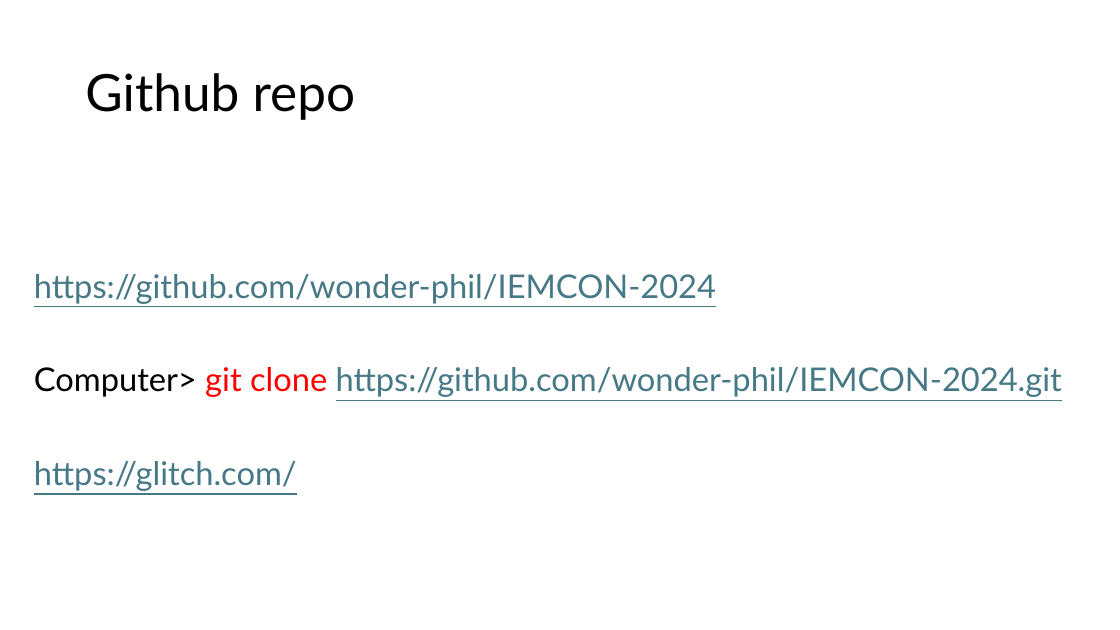
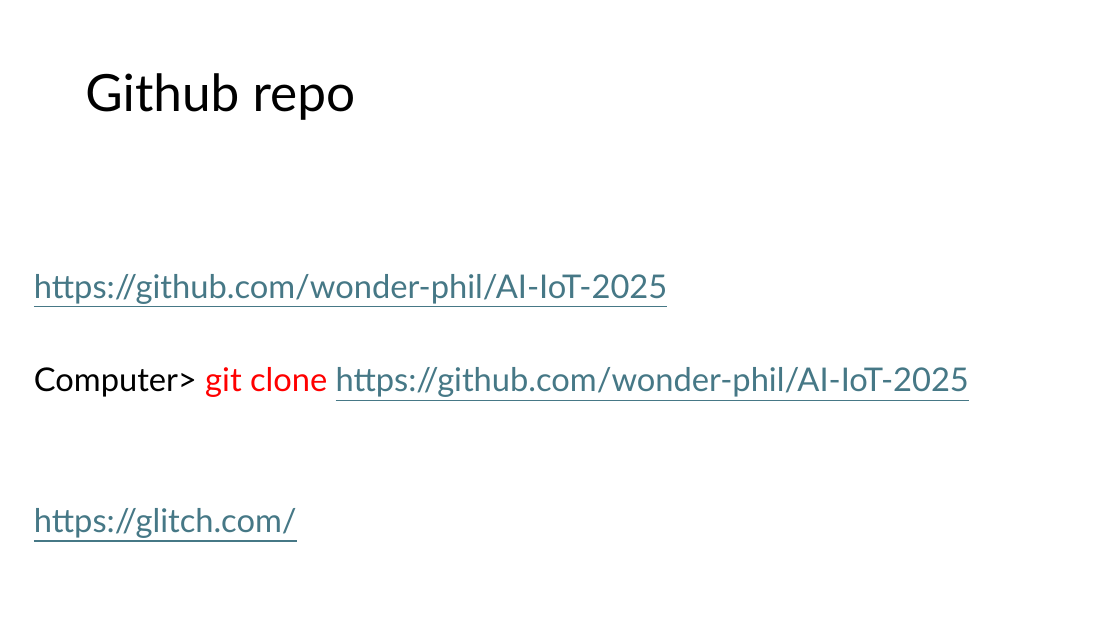
Before and after one commit to wonder-phil/UEMCON-2025, a slide deck: slide 2 of p01/Basics.pptx. Drawn at 1120x630 pixels with LibreOffice and Linux fonts; fonts in the diff are those of the drawing. Boxes give left, top, right and bottom in pixels: in the first picture for what was removed or moved away, otherwise in the second. Text is boxed around its words. In the diff, an @@ line names an element or a change of style, - is before the commit and + after.

```diff
--- a/p01/Basics.pptx
+++ b/p01/Basics.pptx
@@ text at <box>34,274,969,397</box>: text changed @@
-https://github.com/wonder-phil/IEMCON-2024
-Computer> git clone https://github.com/wonder-phil/IEMCON-2024.git
+https://github.com/wonder-phil/AI-IoT-2025
+Computer> git clone https://github.com/wonder-phil/AI-IoT-2025
```
Also in this commit, not shown: 18 other files.
